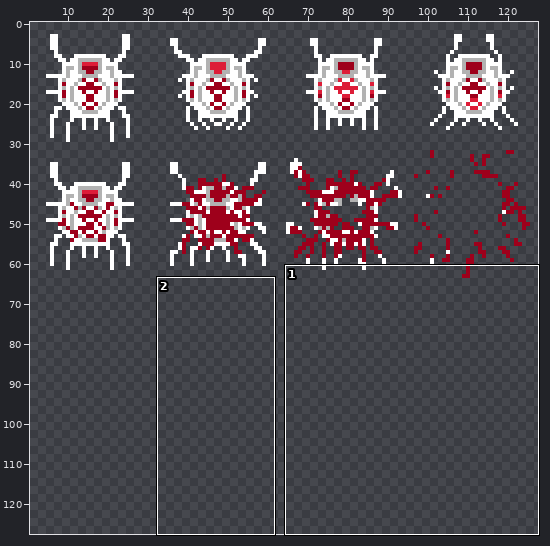
Two versions of one sprite sheet, Assets/Sprites/BugsShot_small_anim_4f_32x.png. Above: a wide view before the commit, with the close-up outlined.
Close-up. Earlier state:
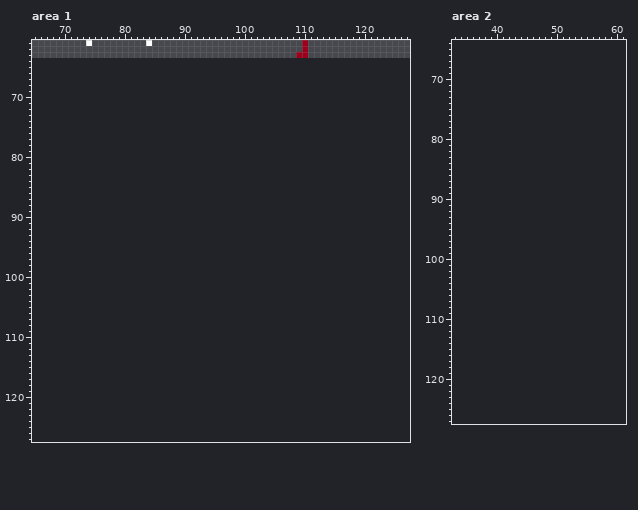
The file is 128x64 pixels. Pixels under 10% opacity are left out. Colours within 5 levels of each other are drawn and written as one. Shown: area 1: x 65..127, y 61..127; area 2: x 33..61, y 64..127. The old version is drawn lined up with the new one, on the new canvas. The wide view leaves out empty margins. The commit also changed other parts of the picture, which this record leaves out.
And afterwards:
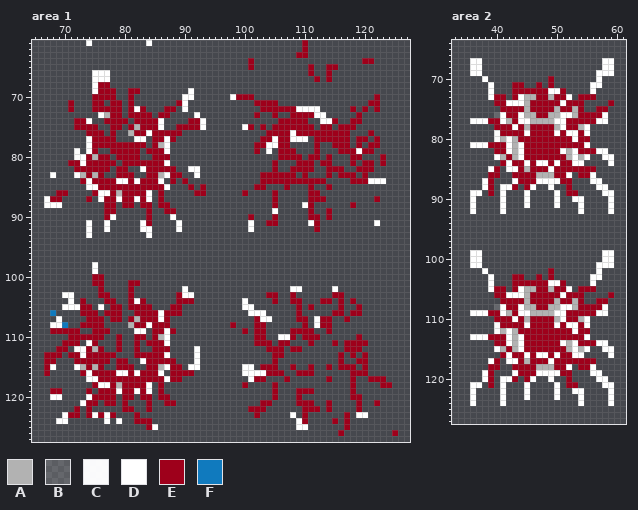
Palette (. is transparent): A #b2b2b2  B #ffffff2b  C #fffffff9  D #ffffff  E #9e001b  F #107abe
From old to new:
canvas 128x64 -> 128x128
Changed rows in their new state; - is an unchanged pixel.
Area 1:
first column x 67:
 64 ----------------------------------E------------------EE--
 65 ----------------------------------E---------E--EE--------
 66 --------DDD---------------------------------E--E---------
 67 --------DDD----------------------------------E-E---------
 68 --------DEE----------------------------------------------
 69 --------DEEE--EE--------D--------------------------------
 70 --------EEEE--E--------DD------DEEE--------------------E-
 71 ----E---EE-EE-E-------ED-----------EEEE---------------EE-
 72 ----E---EEEEE-EDE---EE-D------------EEEEEEDDDD-----E-E-E-
 73 ---------DAEE-EEEE-EE----D---------E--E--EEEEDD-----E----
 74 -----EED--EEEE-EEEED----EED------------EEEEE--DDE--EE----
 75 -----EEEE--EE-EAEEED--EEEED------DE-E-EEEEEEE-EE-EEE-----
 76 -------EEE-E--AEEDEEEEE--------------EEEEDEEEEEEEEE---E--
 77 -------DEEEE---DD-EEDE--------------EEDEEDDD-EEEEEE-EE-E-
 78 -------DEEEEEEEEE-EAD--------------EEDDEE----E--EEE-E-EE-
 79 -----C-DE--EEEEE-EEED--------------E-D-EEE---E---EEEDEE--
 80 -----CDEAEE-EEEE--EEE------------------EEEE-EE-E---EE---E
 81 ----EEDEEEEE-EEEEEEED-----------------E---EEE-EE---E-EE-E
 82 -----EEEEEE-EE--DEEEEE--DD------------E--EEEE--EEE--EEE--
 83 -D---DAEAE--EEE--EEADEE--D----------EEEEEE-E---E-EEE-E---
 84 ------EDEEEEDDEDEEED-E-E------------EEEEEEEEEEE----EEEDDD
 85 -------DDEEEEEEEEEEED---E-E--------EE---E---E--E---------
 86 --EE----EDDEAEEEED-E-----EE------E----E-----EE-----------
 87 DEE----E-DEEDEEDED-E------------------E-----EEE--------E-
 88 DDD-------EE-EE-EE-EE-----------------E----DE------E-----
 89 ----------EE-----E--EE----------------D-----E--E---------
 90 ----------ED-----E---D------------E---E-----EE-E---------
 91 -------D--D-----DE----D-----------D--EE-----DE---------D-
 92 -------D--D-----DD----D-----------D----------E-----------
 93 -------D---------D---------------------------------------
first column x 67:
 98 --------D--------------------------------------------------
 99 --------D--------------------------------------------------
100 --------EE-------------------------------------------------
101 --------EE----EE-------------------------------------------
102 ---------E----E--------D-----------------DD-----D----------
103 ---DD----EE---E-------EDD------------EE--E------EE---------
104 ----D-E---EE--EDE-----EEE--------D----E--EE---EE-E-E-------
105 ---DDDEE-D-EE-EEEE---EE----------DD-------E-E----E--E------
106 -F----EEE-EEE--EEEEDEEE-----------DDD-----E-----EE-EE------
107 --D----EEE-EE-EAEEEDE--------------EDD----EE-DEE--E--------
108 -DDF--EEEE----AEEDEEE----------E---EE------E-DEE-----------
109 -EEEEE--EEE----DD-EEDE-----------E-EE----EEEE--E-----------
110 ----EEEEEE--E--EE-EAD--------------EE--DDE-EEE------E------
111 ---EEE-DE---E--E-EEED--------------EEE-EE---E---E-EEEE-----
112 --EE-CDEAE--E--E--EEE----D-----------EEE-EE-------EEE------
113 EEE-EEDEEEEE---EEEEED----D------------EE---------E-E-E-----
114 EE---EEEEEE-EE--DEEEEE---D------------E----------E--EE-----
115 ED---DAEAE--EEE--EEADEE-DD-------DD-EEE--E--E--E-EEE-E-----
116 E-----EDEEEEDDEDEEED-EEEE--------DDDDEEE--EEE------EEE-----
117 -------DDEEEEEEEEEEEDEE-----------DEE---E------E---E--EEE--
118 --------EDDEAEEEED-E-------------E----E------------E----EE-
119 -EE----E-EEEDEEDED-E------------------E---EEE------E-------
120 -DD----DEEEE-EE-EE-EE-----------------E---E--------EE------
121 ------DEE-EE-E---E--EE--------------EE----EEE--E----E--E---
122 -----E-E-----EE--E----------------EEE------EEE-E----E------
123 ---DEE-EDEDE---E-------------------E-----D-E------E-DD-----
124 --DD------D-D--EEE------------------------DE----E-E--------
125 -----------------ED-----------------------DD------E--------
126 -------------------------------------------------E--------E
Area 2:
first column x 36:
 67 DD--------------------DD
 68 DD--------------------DD
 69 DD-------------------DDD
 70 --D----------E-------D--
 71 ---D---EE--E-E------DD--
 72 ---D---EEEEEEDDE----D---
 73 ---DEE-EDAAEEAEED-EEE---
 74 ----EEDDDAEEEEEDEEE----E
 75 -----EEEEAEEEEAEEAE--EE-
 76 ----BDEEDAAEEAADDAEEEED-
 77 DDDEEDAEDDAAAADDEEEEEDD-
 78 ----EEEDEAEEEEADEEAD----
 79 ----CEEEEDEEEEDEDDED----
 80 ----CADAEEEEEEEEEDEE----
 81 DDDEEEDADEEEEEEEEEED----
 82 ----EEDADEEEEEEDADEEEDD-
 83 ----DAEADEEEEEEEADAD--DD
 84 -----EDEEDEDDEDEEDD----D
 85 ---DE-DDEAEEEDEEEEEEE---
 86 ---EE--EEEEAAAEED-EED---
 87 --DE---DEEEDDDDEE---DD--
 88 --DE-DDE-ED--D--E----DD-
 89 DD-E-D---D----D-EE----DD
 90 D----D---D----D--DD----D
 91 D----D---D----D---D----D
 92 D----D------------D----D
first column x 36:
 99 DD--------------------DD
100 DD--------------------DD
101 DD-------------------DDD
102 --D----------E-------D--
103 ---D---EE--E-E------DD--
104 ---D---EEEEEEDDE----D---
105 ---DEE-EDAAEEAEED-EEE---
106 ----EEDDDAEEEEEDEEE----E
107 -----EEEEAEEEEAEEAE--EE-
108 ----BDEEDAAEEAADDAEEEED-
109 DDDEEDAEDDAAAADDEEEEEDD-
110 ----EEEDEAEEEEADEEAD----
111 ----CEEEEDEEEEDEDDED----
112 ----CADAEEEEEEEEEDEE----
113 DDDEEEDADEEEEEEEEEED----
114 ----EEDADEEEEEEDADEEEDD-
115 ----DAEADEEEEEEEADAD--DD
116 -----EDEEDEDDEDEEDD----D
117 ---DE-DDEAEEEDEEEEEEE---
118 ---EE--EEEEAAAEED-EED---
119 --DE---DEEEDDDDEE---DD--
120 --DE-DDE-ED--D--E----DD-
121 DD-E-D---D----D-EE----DD
122 D----D---D----D--DD----D
123 D----D---D----D---D----D
124 D----D------------D----D
Changed places in both close-ups, as pixel boxes (x1, y1, x2, y2):
added: (230, 58, 386, 232)
added: (44, 70, 206, 238)
added: (44, 262, 200, 430)
added: (230, 286, 398, 436)
added: (470, 58, 614, 214)
added: (470, 250, 614, 406)
